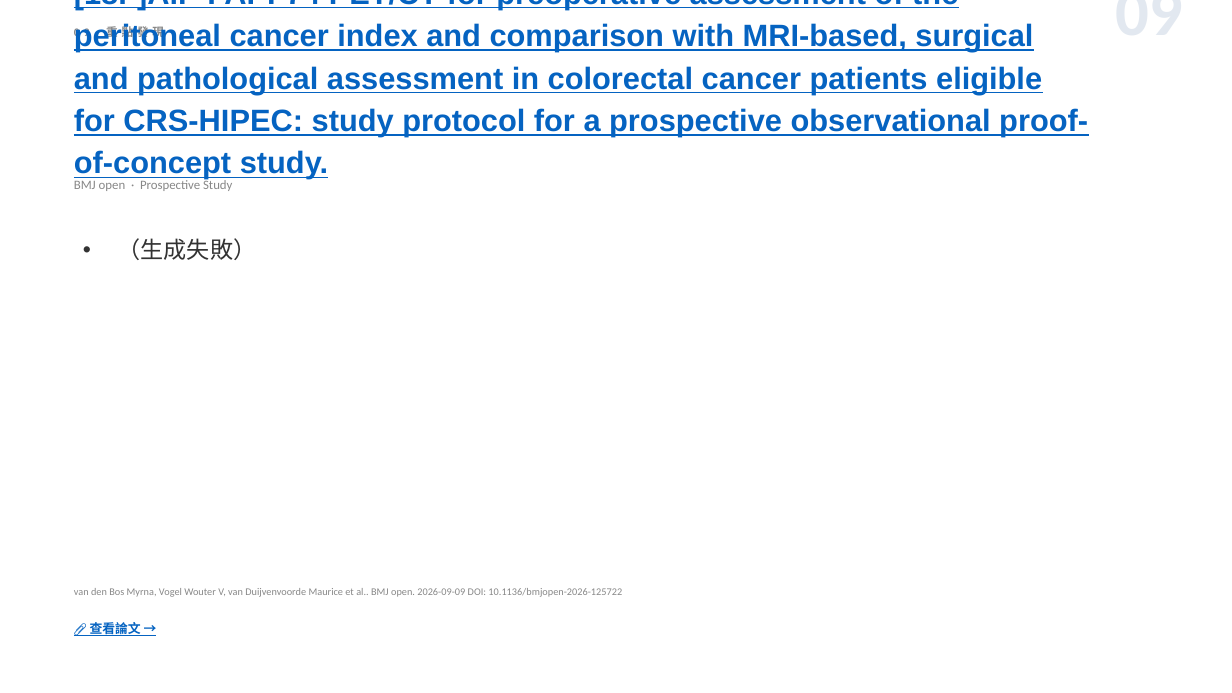
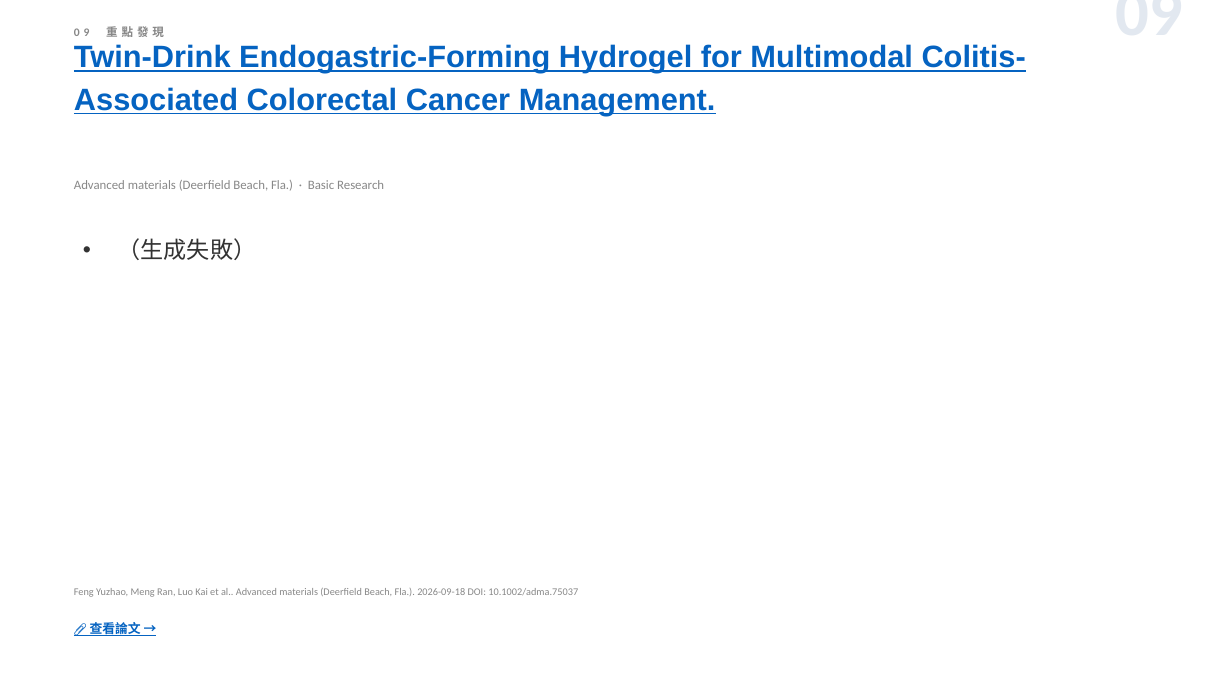
Before and after one commit to jejenhu-maker/colorectal-weekly-digest, a slide deck: slide 11 of docs/digest-zh.pptx. Drawn at 1232x693 pixels with LibreOffice and Linux fonts; fonts in the diff are those of the drawing. Boxes give left, top, right and bottom in pixels: in the first picture for what was removed or moved away, otherwise in the second. Text is boxed around its words. In the diff, an @@ line names an element or a change of style, - is before the commit and + after.

```diff
--- a/docs/digest-zh.pptx
+++ b/docs/digest-zh.pptx
@@ text at (74,44,1026,115): text changed @@
-[18F]AlF-FAPI-74 PET/CT for preoperative assessment of the peritoneal cancer index and comparison with MRI-based, surgical and pathological assessment in colorectal cancer patients eligible for CRS-HIPEC: study protocol for a prospective observational proof-of-concept study.
+Twin-Drink Endogastric-Forming Hydrogel for Multimodal Colitis-Associated Colorectal Cancer Management.
@@ text at (74,180,384,191): text changed @@
-BMJ open · Prospective Study
+Advanced materials (Deerfield Beach, Fla.) · Basic Research
@@ text at (74,588,578,597): text changed @@
-van den Bos Myrna, Vogel Wouter V, van Duijvenvoorde Maurice et al.. BMJ open. 2026-09-09 DOI: 10.1136/bmjopen-2026-125722
+Feng Yuzhao, Meng Ran, Luo Kai et al.. Advanced materials (Deerfield Beach, Fla.). 2026-09-18 DOI: 10.1002/adma.75037
```
Also in this commit, not shown: 10 other slides changed, 1 slide added, 1 slide removed, 2 other files.
